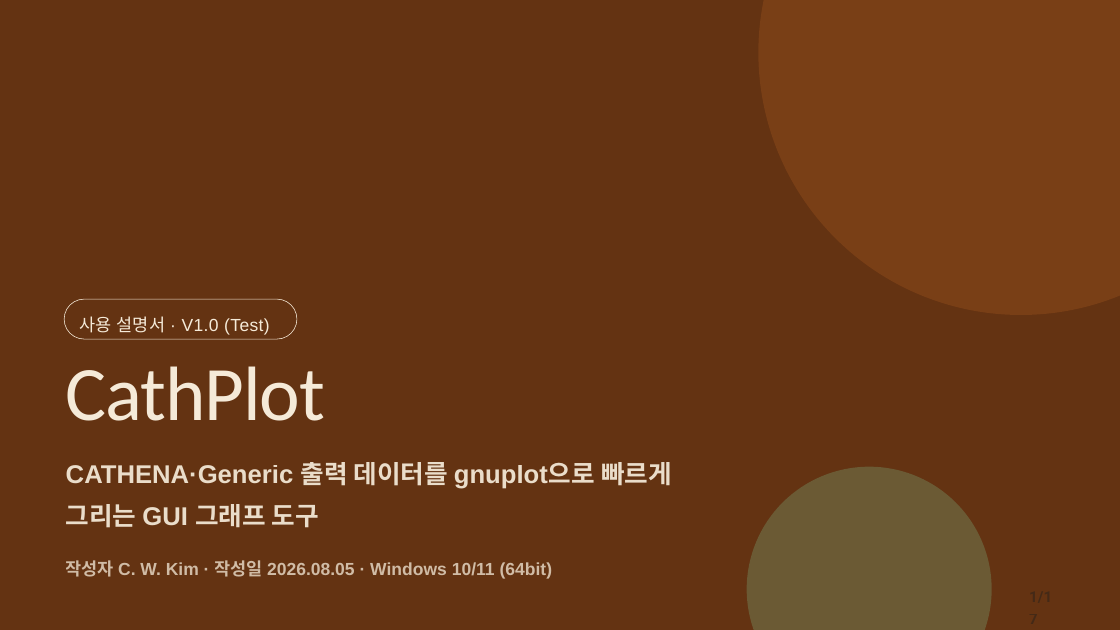
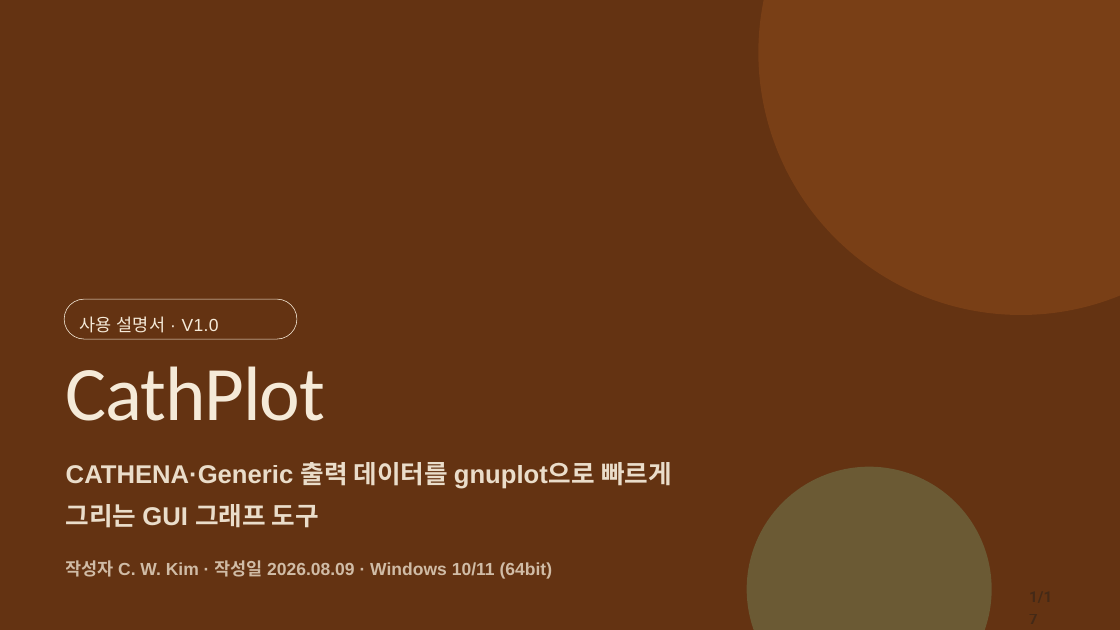
Before and after one commit to CWKIM113/CathPlot_Pub, a slide deck: slide 1 of CathPlot_Deck.pptx. Drawn at 1120x630 pixels with LibreOffice and Linux fonts; fonts in the diff are those of the drawing. Boxes give left, top, right and bottom in pixels: in the first picture for what was removed or moved away, otherwise in the second. Text is boxed around its words. In the diff, an @@ line names an element or a change of style, - is before the commit and + after.

```diff
--- a/CathPlot_Deck.pptx
+++ b/CathPlot_Deck.pptx
@@ text at (79,316,219,333): text changed @@
-사용 설명서 · V1.0 (Test)
+사용 설명서 · V1.0
@@ text at (66,560,553,579): text changed @@
-작성자 C. W. Kim · 작성일 2026.08.05 · Windows 10/11 (64bit)
+작성자 C. W. Kim · 작성일 2026.08.09 · Windows 10/11 (64bit)
```
Also in this commit, not shown: 3 other slides changed, 2 other files.
